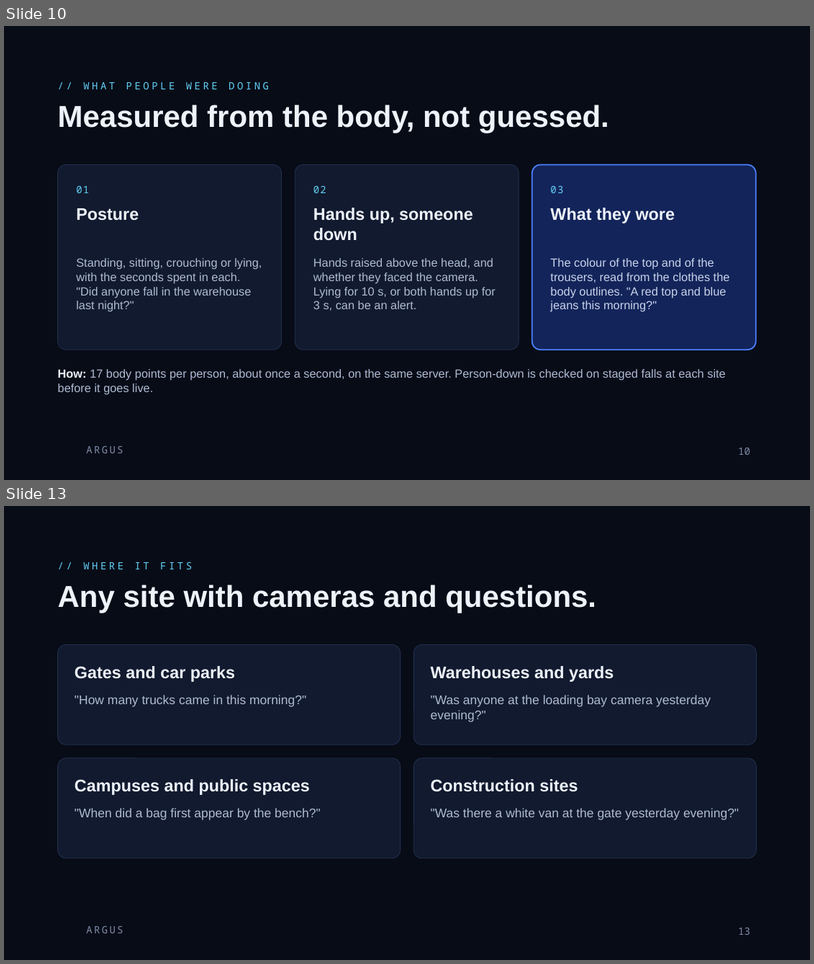
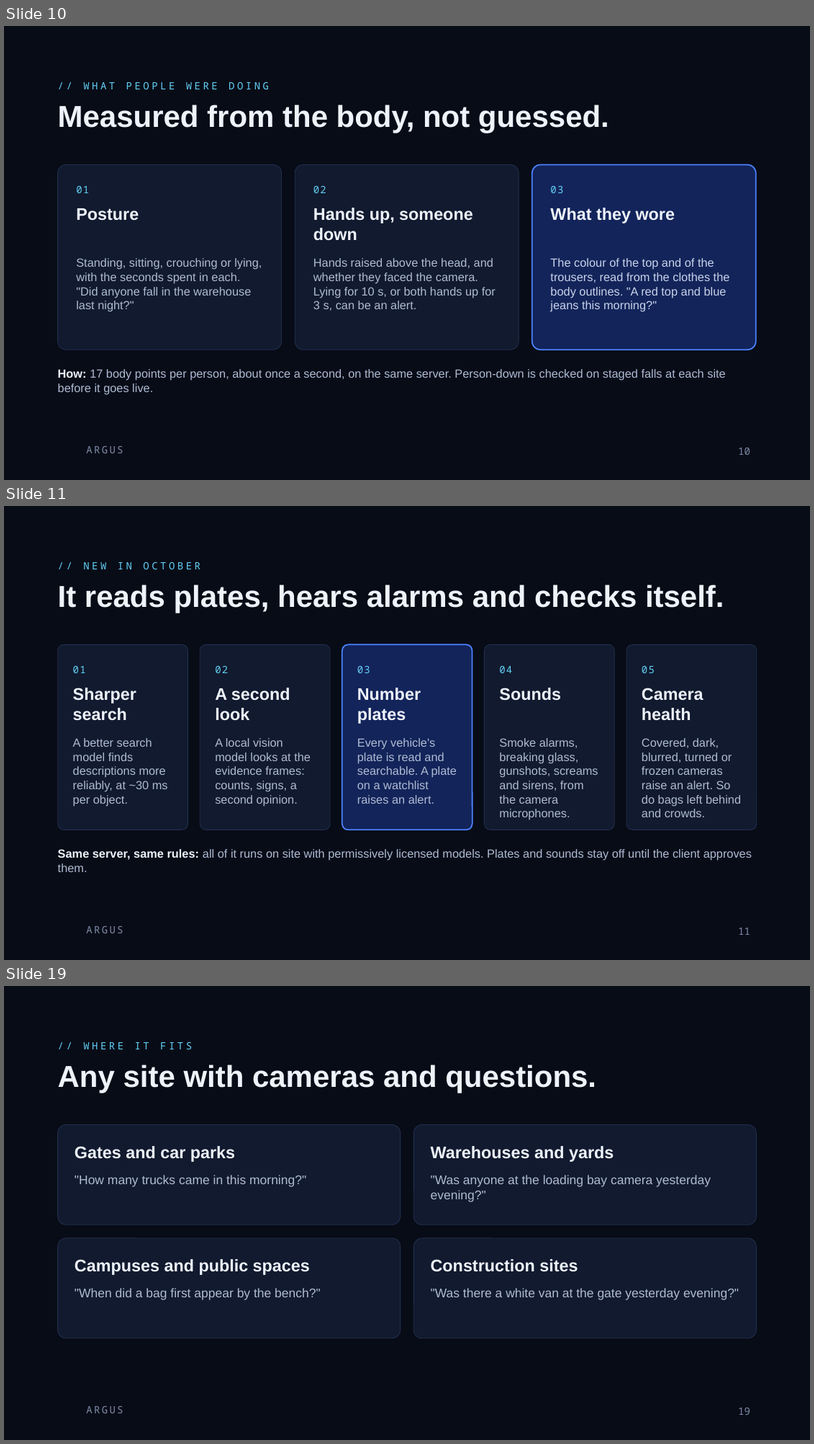
Before and after one commit to rachadlakis/mobius-tensors, a slide deck: docs/argus/Argus.pptx. Shown one above the other, each under a label of ours: slides 10 and 13 before the commit, slides 10, 11 and 19 after it; the slides between them are not shown. The pictures are 814x964 and 814x1444 pixels, drawn with LibreOffice and Linux fonts; fonts in the diff are those of the drawing; background and template pictures are left out. Boxes give left, top, right and bottom in pixels: in the first picture for what was removed or moved away, otherwise in the second. Text is boxed around its words. In the diff, an @@ line names an element or a change of style, - is before the commit and + after.

```diff
--- a/docs/argus/Argus.pptx
+++ b/docs/argus/Argus.pptx
@@ slide 11 added at (4,506,810,960), background #080C17; not listed: 1 template element that a slide beside it also shows @@
@@ text added at (83,562,201,569), 12 pt, text #63CFF5 @@
+// NEW IN OCTOBER
@@ title added at (58,584,725,613), 36 pt, text #EEF3FB, bold @@
+It reads plates, hears alarms and checks itself.
@@ rounded rectangle added at (58,644,188,830), fill #111A2E, outline #22304F 0.75 pt @@
@@ rounded rectangle added at (200,644,330,830), fill #111A2E, outline #22304F 0.75 pt @@
@@ rounded rectangle added at (342,644,472,830), fill #13245A, outline #4C82FF 1.5 pt @@
@@ rounded rectangle added at (485,644,615,830), fill #111A2E, outline #22304F 0.75 pt @@
@@ rounded rectangle added at (627,644,757,830), fill #111A2E, outline #22304F 0.75 pt @@
@@ text added at (73,666,86,673), 12 pt, text #63CFF5 @@
+01
@@ text added at (215,666,228,673), 12 pt, text #63CFF5 @@
+02
@@ text added at (358,666,370,673), 12 pt, text #63CFF5 @@
+03
@@ text added at (499,666,512,673), 12 pt, text #63CFF5 @@
+04
@@ text added at (642,666,655,673), 12 pt, text #63CFF5 @@
+05
@@ text added at (73,687,136,721), 20 pt, text #EEF3FB, bold @@
+Sharper search
@@ text added at (215,687,291,721), 20 pt, text #EEF3FB, bold @@
+A second look
@@ text added at (358,687,421,723), 20 pt, text #EEF3FB, bold @@
+Number plates
@@ text added at (499,687,561,700), 20 pt, text #EEF3FB, bold @@
+Sounds
@@ text added at (642,687,704,721), 20 pt, text #EEF3FB, bold @@
+Camera health
@@ text added at (73,738,168,806), 14 pt, text #AEBBD3 @@
+A better search model finds descriptions more reliably, at ~30 ms per object.
@@ text added at (215,738,311,806), 14 pt, text #AEBBD3 @@
+A local vision model looks at the evidence frames: counts, signs, a second opinion.
@@ text added at (358,738,457,803), 14 pt, text #AEBBD3 @@
+Every vehicle's plate is read and searchable. A plate on a watchlist raises an alert.
@@ text added at (499,738,599,820), 14 pt, text #AEBBD3 @@
+Smoke alarms, breaking glass, gunshots, screams and sirens, from the camera microphones.
@@ text added at (642,738,741,817), 14 pt, text #AEBBD3 @@
+Covered, dark, blurred, turned or frozen cameras raise an alert. So do bags left behind and crowds.
@@ text added at (58,849,752,872), 14 pt, text #AEBBD3 @@
+Same server, same rules: all of it runs on site with permissively licensed models. Plates and sounds stay off until the client approves them.
@@ page number added at (738,927,751,934), 12 pt, text #7E8BA6 @@
+11
@@ what was slide 13 is now slide 19 @@
@@ page number at (738,1407,751,1414): text changed @@
-13
+19
```
Also in this commit, not shown: 5 slides changed, 5 other slides added, 34 other files.
